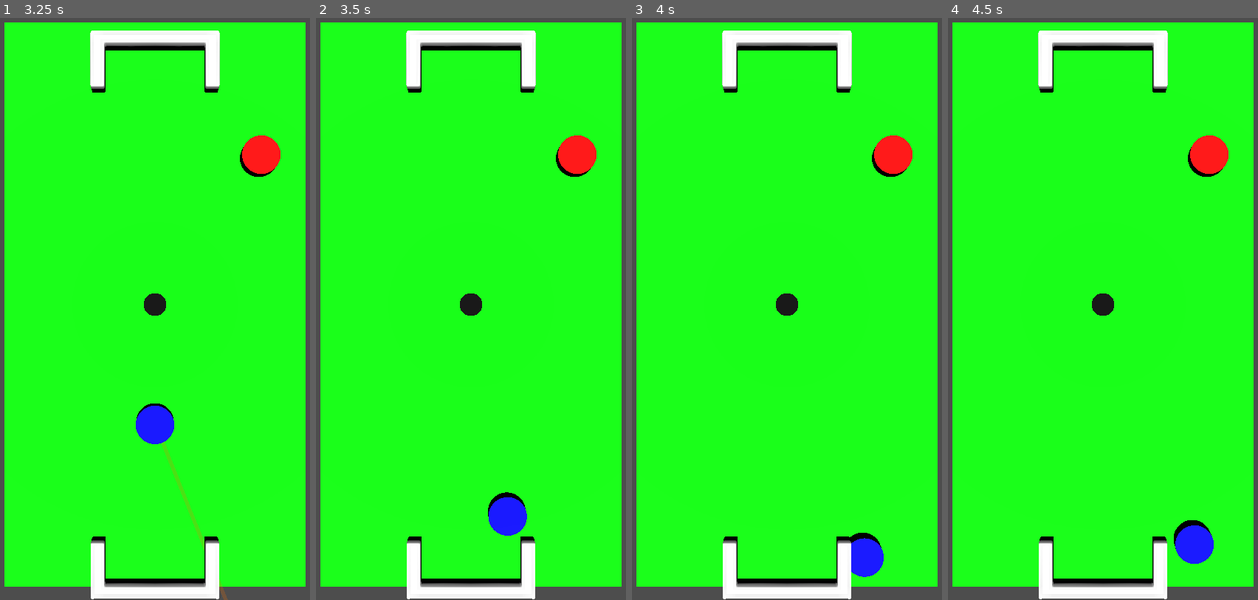
Above: before the commit, frames 1-4 (left to right).
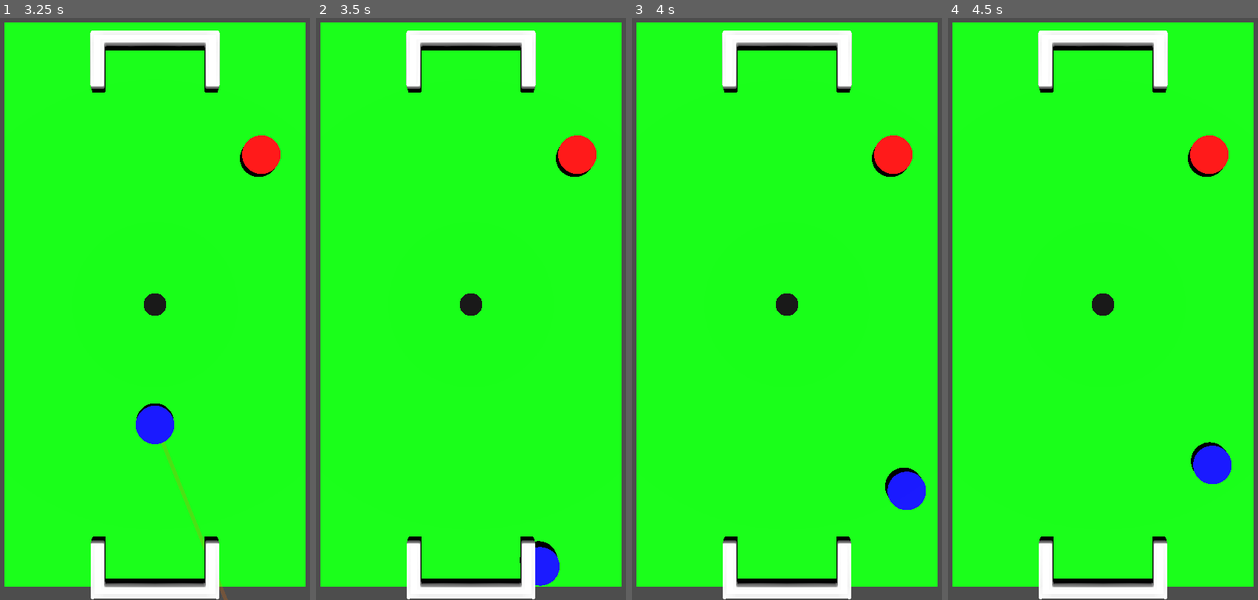
Above: after the commit, the same moments.

Repository: PelvicPsycho/ultimate-botao
Game: Godot game, scene res://MatchScene.tscn
The game is run twice, just before and just after one commit, with the same random seed, the same clock (stepped at 60 frames per second) and the same inputs.
Inputs (mouse positions are in pixels of both pictures, inside the frame that each line leads up to):
- Up to frame 1 (3.25 s): tap Enter at 0.5, 2 s; move the mouse to (229, 274) at 0.52 s; tap 1 at 0.6 s; click (229, 274) at 0.67 s; tap Space at 1.25, 2.75 s; drag from (89, 332) to (139, 425) at 1.27 s; move the mouse to (189, 175) at 2.02 s; tap 3 at 2.1 s; click (189, 175) at 2.17 s; drag from (139, 425) to (55, 215) at 2.77 s
- Up to frame 2 (3.5 s): no input
- Up to frame 3 (4 s): move the mouse to (886, 390) at 3.52 s; tap 2 at 3.6 s; click (886, 390) at 3.67 s
- Up to frame 4 (4.5 s): drag from (1003, 215) to (1053, 157) at 4.27 s

Frame 1 is identical in both runs. In frame 2, 1.2% of the frame differs, in the area x 55-79%, y 81-98%; in frame 3, 1.4%; in frame 4, 1.5%, in the area x 72-92%, y 72-94%.

Commit message:
[FIX] Uma solução melhor para o fix do jogador atravessando a bola

Diff:
--- a/Componentes/PlayerV2/Player.tscn
+++ b/Componentes/PlayerV2/Player.tscn
@@ -22,6 +22,7 @@
 axis_lock_angular_x = true
 axis_lock_angular_z = true
 physics_material_override = ExtResource("1_o7wco")
+continuous_cd = true
 linear_damp = 2.0
 script = ExtResource("1_2wsv6")
 
--- a/Componentes/PlayerV2/player.gd
+++ b/Componentes/PlayerV2/player.gd
@@ -5,7 +5,7 @@
 var modo_atual: ModoTiro = ModoTiro.PUXAR
 
 @export var forca_multiplicador: float = 0.05
-@export var forca_maxima: float = 15.0
+@export var forca_maxima: float = 30.0
 @export var raio_saida_pixels: float = 40.0 # Define a borda da peça na tela
 
 # Variáveis Gerais
